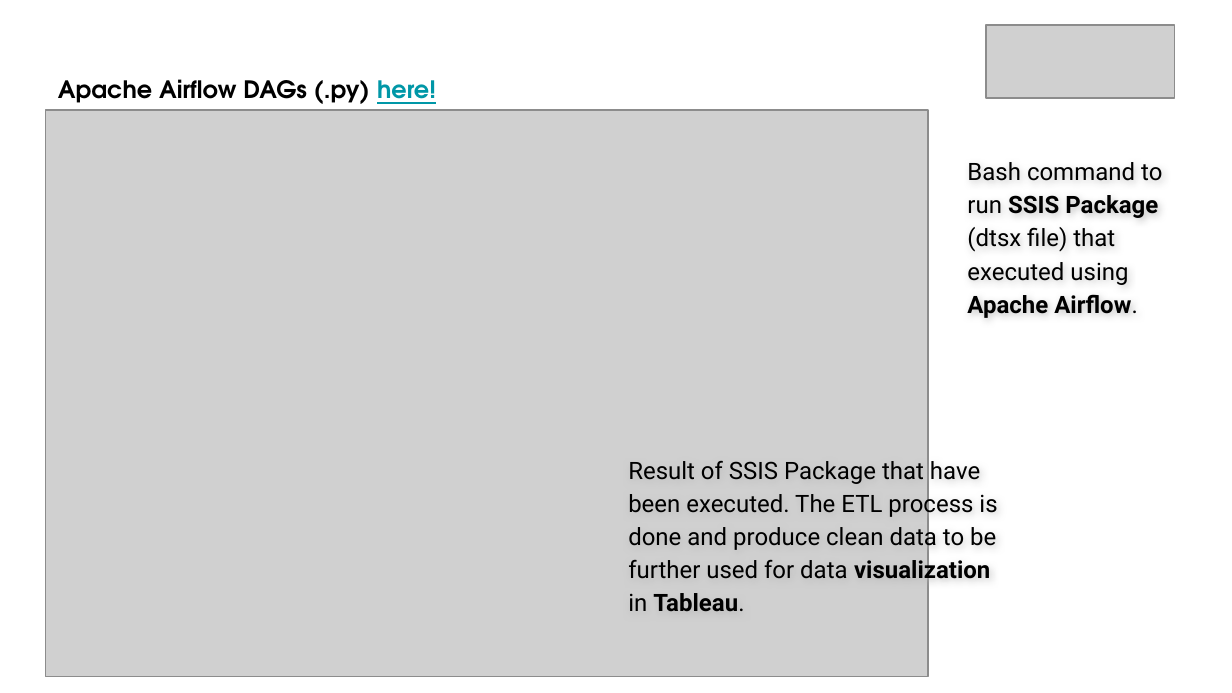
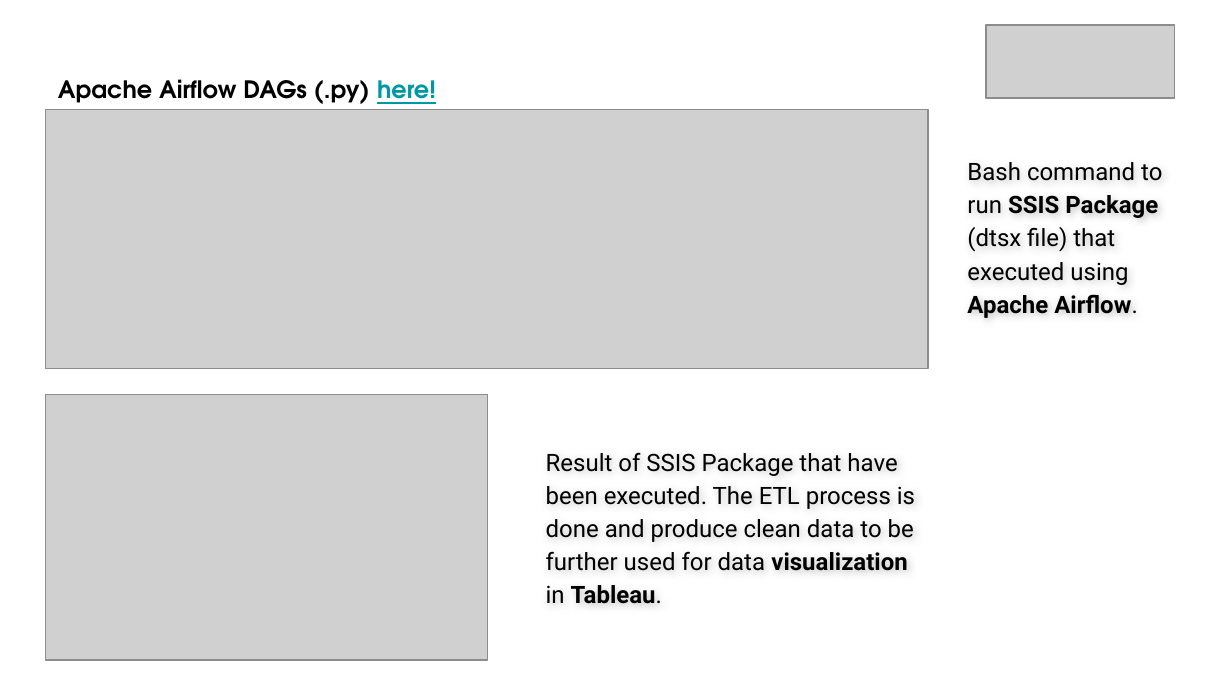
Before and after one commit to gilangwd/SSIS-ETL-Bank-BTPN-Syariah, a slide deck: slide 10 of Final Task_Bank BTPN Syariah_Data Engineer_Gilang Wiradhyaksa.pptx. Drawn at 1232x693 pixels with LibreOffice and Linux fonts; fonts in the diff are those of the drawing; grey boxes stand for pictures; background and template pictures are left out. Boxes give left, top, right and bottom in pixels: in the first picture for what was removed or moved away, otherwise in the second. Text is boxed around its words. In the diff, an @@ line names an element or a change of style, - is before the commit and + after.

```diff
--- a/Final Task_Bank BTPN Syariah_Data Engineer_Gilang Wiradhyaksa.pptx
+++ b/Final Task_Bank BTPN Syariah_Data Engineer_Gilang Wiradhyaksa.pptx
@@ picture removed at <box>46,110,928,676</box> @@
@@ picture added at <box>46,110,928,368</box> @@
@@ picture added at <box>46,394,488,659</box> @@
@@ text "Result of SSIS Package that ...": place and size @@
-text "Result of SSIS Package that ..." at <box>628,461,997,612</box>
+text "Result of SSIS Package that ..." at <box>546,453,915,604</box>
```
Also in this commit, not shown: 8 other slides changed, 1 other file.
